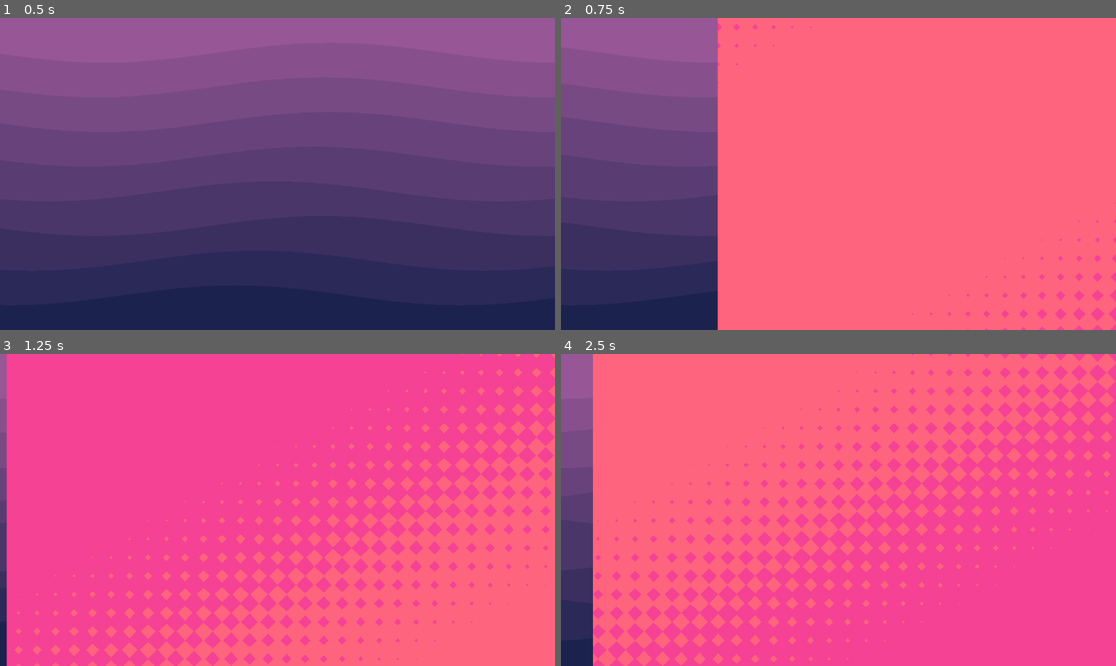
Above: before the commit, frames 1-4 (two rows, left to right).
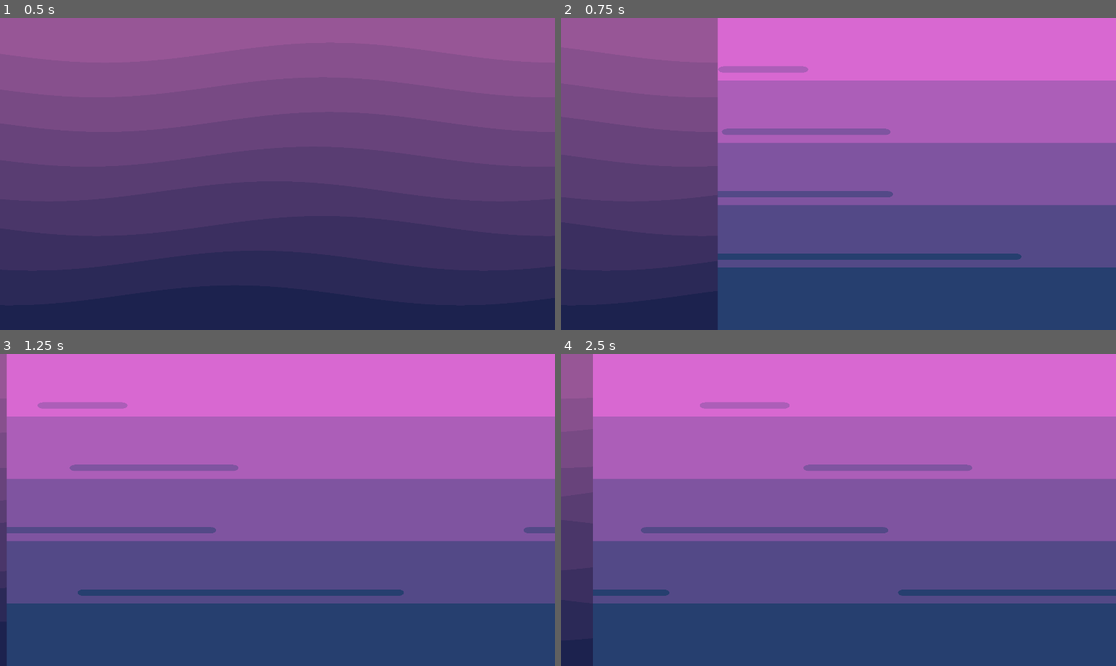
Above: after the commit, the same moments.

Repository: moraguma/ShaderPack
Game: Godot game, scene res://scenes/Main.tscn
Two runs of this game, one before a commit and one after it. Both use one fixed random seed, a clock stepped at 60 frames per second and the inputs below.
Inputs:
- Up to frame 1 (0.5 s): no input
- Up to frame 2 (0.75 s): tap Enter (ui_accept) at 0.5 s; hold Right (ui_right) from 0.53 s (still down)
- Up to frame 3 (1.25 s): keep holding Right (ui_right); tap Enter (ui_accept) at 0.77 s
- Up to frame 4 (2.5 s): release Right (ui_right) at 1.28 s; hold Left (ui_left) 1.28-2.03 s; tap Enter (ui_accept) at 1.52 s; hold Right (ui_right) from 2.03 s (still down)

Frame 1 is identical in both runs. In frame 2, 72% of the frame differs, in the area x 28-100%, y 0-100%; in frame 3, 99%, in the area x 1-100%, y 0-100%; in frame 4, 94%.

Commit message:
Adds sun

Diff:
--- /dev/null
+++ b/resources/shaders/Sun.gdshader
@@ -0,0 +1,50 @@
+shader_type canvas_item;
+
+uniform vec4 color: source_color;
+uniform float radius = 0.4;
+uniform float ray_distance = 0.05;
+uniform float ray_width = 0.05;
+uniform int total_rays: hint_range(0, 10, 2);
+uniform float time_scale = 1.0;
+
+
+float fmod(float x, float y) {
+	return x - floor(x / y) * y;
+}
+
+
+bool is_angle_valid(float a, float d) {
+	if (a < 0.0) {
+		a += 2.0 * PI;
+	}
+
+	float r = ray_width / 2.0;
+	float extra_a = sqrt(pow(r, 2.0) - pow(abs(d - r), 2.0)) * PI;
+
+	float total_spacing = 2.0 * PI / float(total_rays);
+	float ray_length = total_spacing / 2.0;
+	float center = fmod(-TIME * time_scale, total_spacing);
+	float left_limit = center - ray_length / 2.0 - extra_a;
+	float right_limit = center + ray_length / 2.0 + extra_a;
+
+	float m = fmod(a, total_spacing);
+
+	return m >= left_limit && m <= right_limit || m >= left_limit + total_spacing || m <= right_limit - total_spacing;
+}
+
+
+void fragment() {
+	float x = UV.x - 0.5;
+	float y = UV.y - 0.5;
+	float d = sqrt(pow(x, 2.0) + pow(y, 2.0));
+	float angle = atan(y / x);
+
+	float lower_border = radius + ray_distance + ray_width;
+	float upper_border = radius + ray_distance;
+
+	if (d <= radius || d >= upper_border && d <= lower_border && is_angle_valid(angle, d - radius - ray_distance)) {
+		COLOR = color;
+	} else {
+		COLOR = vec4(0.0);
+	}
+}
--- a/scenes/Main.tscn
+++ b/scenes/Main.tscn
@@ -1,10 +1,11 @@
-[gd_scene load_steps=10 format=3 uid="uid://tbfd4kb6ywoa"]
+[gd_scene load_steps=12 format=3 uid="uid://tbfd4kb6ywoa"]
 
 [ext_resource type="Script" path="res://scenes/scripts/Main.gd" id="1_nxnxd"]
 [ext_resource type="Shader" path="res://resources/shaders/DiscreteOcean.gdshader" id="2_y5dn2"]
 [ext_resource type="Shader" path="res://resources/shaders/DiamondBlink.gdshader" id="3_18d1c"]
 [ext_resource type="FontFile" uid="uid://esnv0ha5j62q" path="res://addons/jam_essentials/resources/fonts/grapesoda_2/GrapeSoda.ttf" id="3_526g4"]
 [ext_resource type="Shader" path="res://resources/shaders/DiscreteSunset.gdshader" id="4_fqmgy"]
+[ext_resource type="Shader" path="res://resources/shaders/Sun.gdshader" id="5_ind00"]
 
 [sub_resource type="ShaderMaterial" id="ShaderMaterial_tja31"]
 shader = ExtResource("2_y5dn2")
@@ -15,12 +16,6 @@
 shader_parameter/wave_time_mul = 0.478
 shader_parameter/total_phases = 9
 
-[sub_resource type="ShaderMaterial" id="ShaderMaterial_w6qqd"]
-shader = ExtResource("3_18d1c")
-shader_parameter/color1 = Color(0.961742, 0.260018, 0.579896, 1)
-shader_parameter/color2 = Color(0.994014, 0.391589, 0.489818, 1)
-shader_parameter/diamondPixelSize = 64.0
-
 [sub_resource type="ShaderMaterial" id="ShaderMaterial_n7pga"]
 shader = ExtResource("4_fqmgy")
 shader_parameter/bottom_color = Color(0.148855, 0.245777, 0.434361, 1)
@@ -29,6 +24,21 @@
 shader_parameter/beam_height = 0.02
 shader_parameter/beam_width = 0.355
 shader_parameter/total_phases = 5
+
+[sub_resource type="ShaderMaterial" id="ShaderMaterial_5cn2b"]
+shader = ExtResource("5_ind00")
+shader_parameter/color = Color(0.973777, 0.208554, 0.0842279, 1)
+shader_parameter/radius = 0.38
+shader_parameter/ray_distance = 0.05
+shader_parameter/ray_width = 0.05
+shader_parameter/total_rays = 4
+shader_parameter/time_scale = 1.0
+
+[sub_resource type="ShaderMaterial" id="ShaderMaterial_w6qqd"]
+shader = ExtResource("3_18d1c")
+shader_parameter/color1 = Color(0.961742, 0.260018, 0.579896, 1)
+shader_parameter/color2 = Color(0.994014, 0.391589, 0.489818, 1)
+shader_parameter/diamondPixelSize = 64.0
 
 [sub_resource type="Theme" id="Theme_8nwhj"]
 default_font = ExtResource("3_526g4")
@@ -45,19 +55,32 @@
 offset_right = 1920.0
 offset_bottom = 1080.0
 
+[node name="DiscreteSunset" type="ColorRect" parent="ShaderContainer"]
+material = SubResource("ShaderMaterial_n7pga")
+offset_left = 3840.0
+offset_right = 5760.0
+offset_bottom = 1080.0
+color = Color(0.439049, 0.439049, 0.439049, 1)
+
+[node name="Sun" type="ColorRect" parent="ShaderContainer"]
+offset_left = 5760.0
+offset_right = 7680.0
+offset_bottom = 1080.0
+color = Color(0.929089, 0.90439, 0.767928, 1)
+
+[node name="Sun" type="ColorRect" parent="ShaderContainer/Sun"]
+material = SubResource("ShaderMaterial_5cn2b")
+offset_left = 704.0
+offset_top = 284.0
+offset_right = 1216.0
+offset_bottom = 796.0
+
 [node name="DiamondBlink" type="ColorRect" parent="ShaderContainer"]
 material = SubResource("ShaderMaterial_w6qqd")
 offset_left = 1920.0
 offset_right = 3840.0
 offset_bottom = 1080.0
 color = Color(0, 0, 0, 1)
-
-[node name="DiscreteSunset" type="ColorRect" parent="ShaderContainer"]
-material = SubResource("ShaderMaterial_n7pga")
-offset_left = 3840.0
-offset_right = 5760.0
-offset_bottom = 1080.0
-color = Color(0.439049, 0.439049, 0.439049, 1)
 
 [node name="Loading" type="ColorRect" parent="."]
 visible = false
